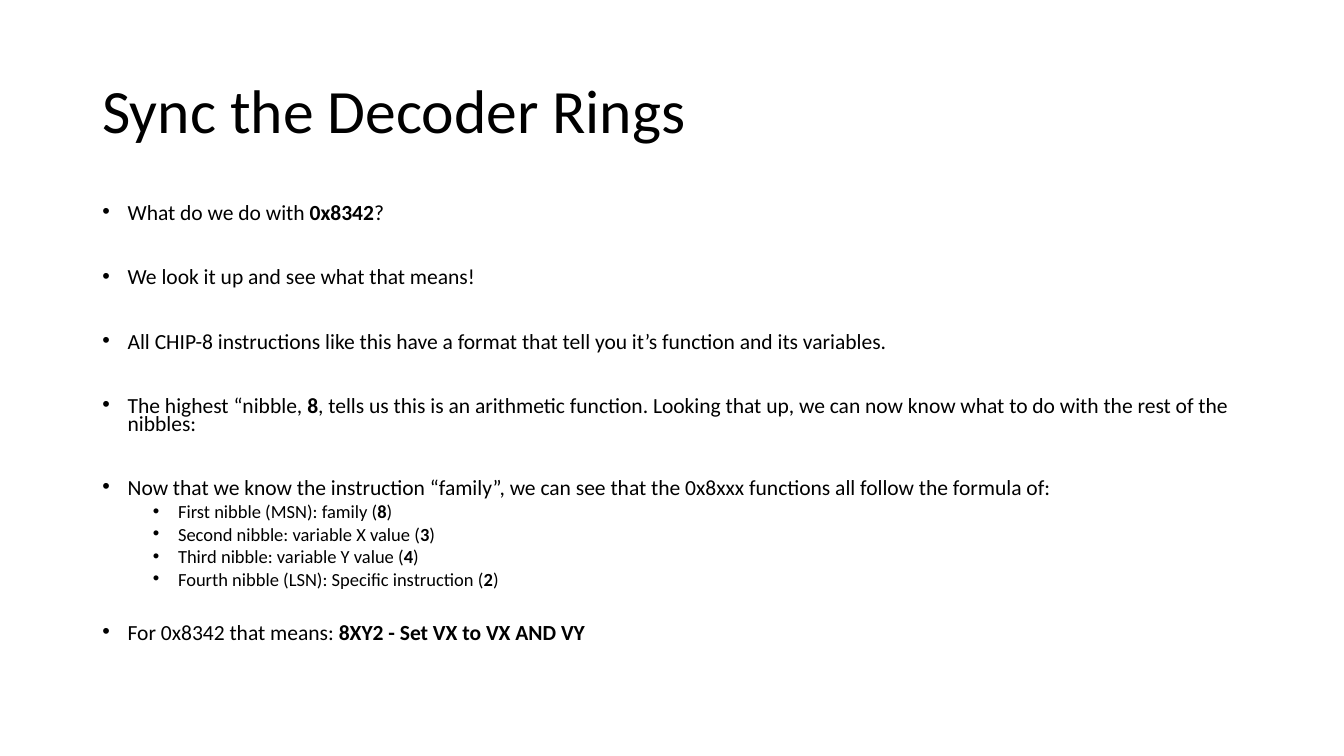
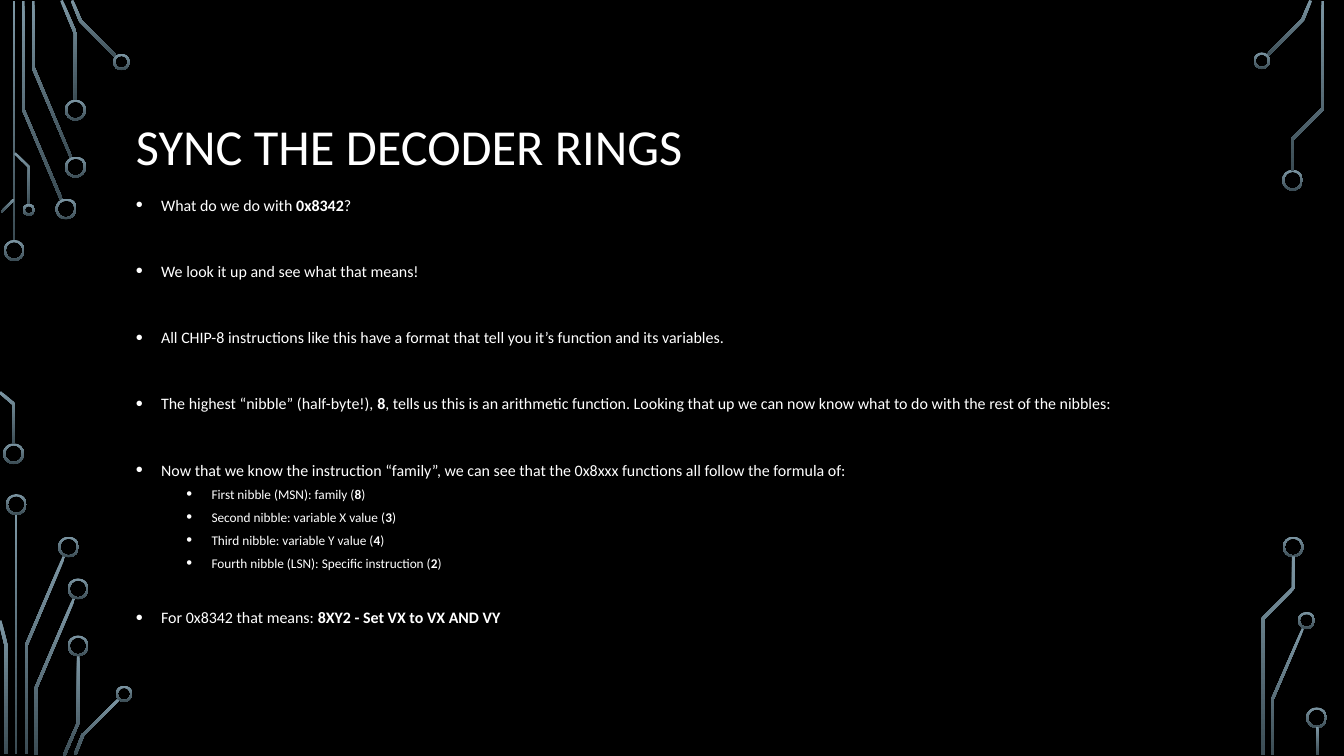
Before and after one commit to sfaria/CHIP-8-Emulator, a slide deck: slide 19 of Let’s Write an Emulator!.pptx. Drawn at 1344x756 pixels with LibreOffice and Linux fonts; fonts in the diff are those of the drawing; background and template pictures are left out. Boxes give left, top, right and bottom in pixels: in the first picture for what was removed or moved away, otherwise in the second. Text is boxed around its words. In the diff, an @@ line names an element or a change of style, - is before the commit and + after.

```diff
--- a/Let’s Write an Emulator!.pptx
+++ b/Let’s Write an Emulator!.pptx
@@ background #FFFFFF to picture (left out) @@
@@ title at box(136, 132, 682, 166): text changed; size 44 to 36 pt; text colour #000000 to #FFFFFF @@
-Sync the Decoder Rings
+SYNC THE DECODER RINGS
@@ text "What do we do with ...": place and size @@
-text "What do we do with ..." at box(128, 205, 1227, 640)
+text "What do we do with ..." at box(161, 200, 1111, 623)
@@ text at box(161, 200, 846, 623): size 15.4 to 11.4 pt in "What do we do with 0x8342?", "We look it up and see what ...", "All CHIP-8 instructions like this have a ...", "Now that we know the instruction “family”, ..." and 1 more places; text colour #000000 to #FFFFFF in "What do we do with 0x8342?", "We look it up and see what ...", "All CHIP-8 instructions like this have a ...", "Now that we know the instruction “family”, ..." and 5 more places; size 13.2 to 9.5 pt in "First nibble (MSN): family (8)", "Second nibble: variable X value (3)", "Third nibble: variable Y value (4)", "Fourth nibble (LSN): Specific instruction (2)"; line spacing 0.7 to 1 @@
@@ text at box(161, 397, 1111, 412): text changed; size 15.4 to 11.4 pt; text colour #000000 to #FFFFFF @@
-• The highest “nibble, 8, tells us this is an arithmetic function. Looking that up, we can now know what to do with the rest of the nibbles:
+• The highest “nibble” (half-byte!), 8, tells us this is an arithmetic function. Looking that up we can now know what to do with the rest of the nibbles:
@@ group added at box(0, 0, 1328, 756): 33 freeform shapes, 3 rectangles @@
```
Also in this commit, not shown: 26 other slides changed, 1 slide added.
